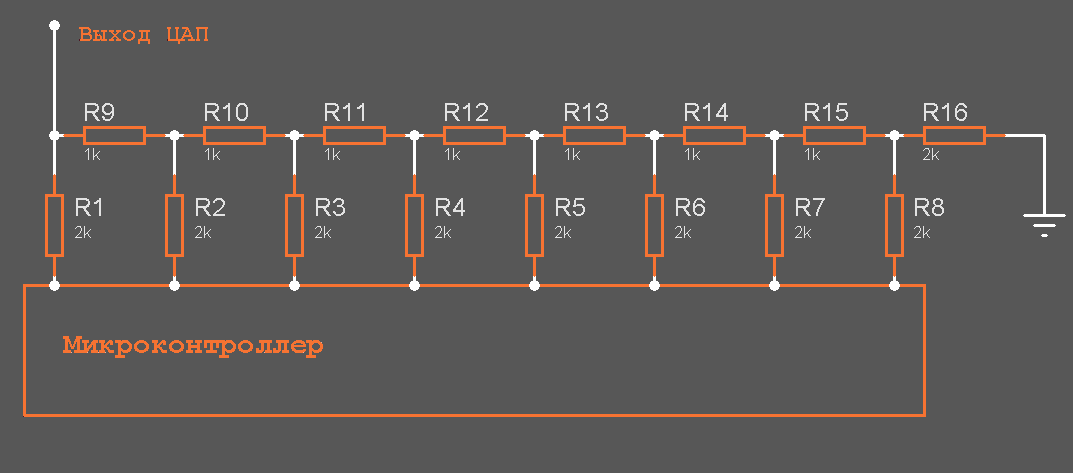
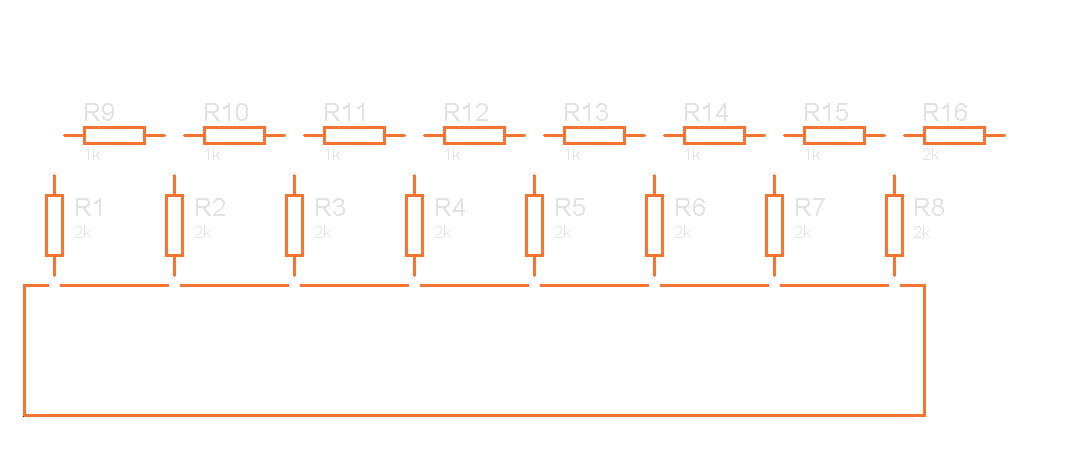
Layers edited between the first and the second 1073×473 image:
renamed "Фон копи" to "Слой 1", painted on it over [23, 20, 1066, 417]
hid "Слой 2" (2nd of 2) over [0, 0, 1073, 473]
